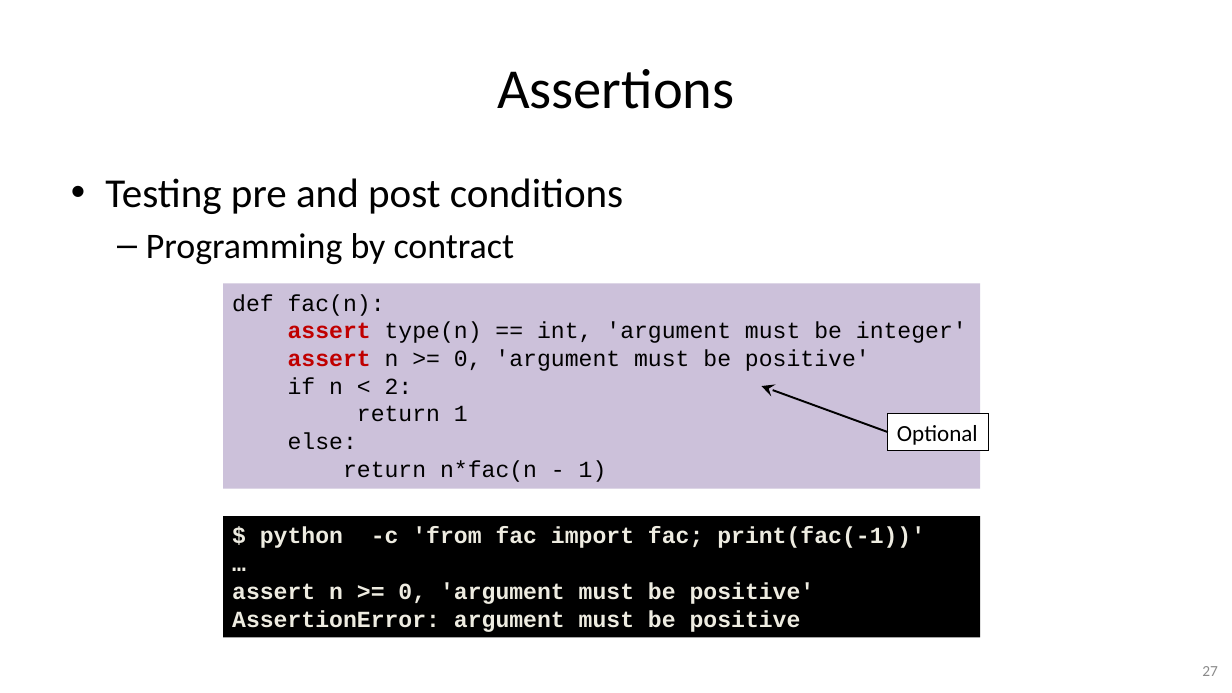
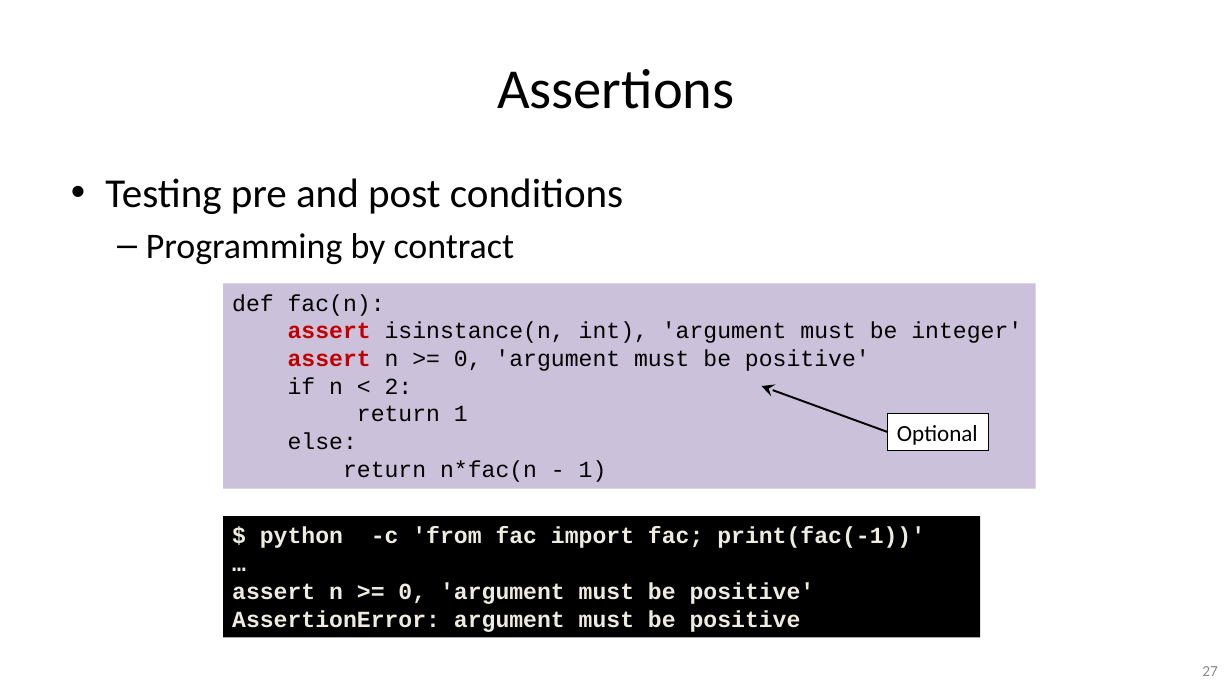
Before and after one commit to gjbex/Python-software-engineering, a slide deck: slide 27 of python_software_engineering.pptx. Drawn at 1232x693 pixels with LibreOffice and Linux fonts; fonts in the diff are those of the drawing. Boxes give left, top, right and bottom in pixels: in the first picture for what was removed or moved away, otherwise in the second. Text is boxed around its words. In the diff, an @@ line names an element or a change of style, - is before the commit and + after.

Commit message:
Fix typos

```diff
--- a/python_software_engineering.pptx
+++ b/python_software_engineering.pptx
@@ rectangle "def fac(n):": place and size @@
-rectangle "def fac(n):" at (223, 284, 980, 489)
+rectangle "def fac(n):" at (223, 284, 1036, 489)
@@ text in rectangle at (288, 322, 1022, 343): text changed @@
-assert type(n) == int, 'argument must be integer'
+assert isinstance(n, int), 'argument must be integer'
```
Also in this commit, not shown: 6 other slides changed.
